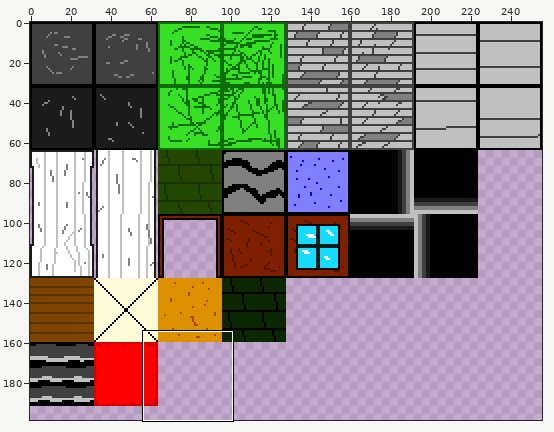
File history of a sprite sheet, GM Proj/background/images/bg_blocks.png. Above, an overview of the earlier version with the close-up marked.
Close-up. Before:
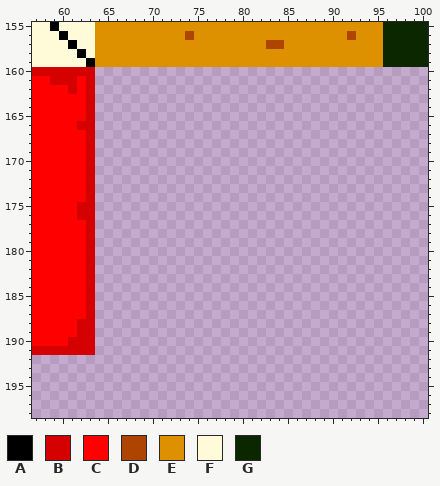
The file is 256x256 pixels. Colours within 5 levels of each other are drawn and written as one. Shown: x 57..100, y 155..198. The wide view leaves out empty margins.
Palette (. is transparent): A #000000  B #d50000  C #ff0000  D #ad4500  E #dd9100  F #fffad8  G #0a2700
Pixels before, first column x 57:
155 FFAFFFFEEEEEEEEEEEEEEEEEEEEEEEEEEEEEEEEGGGGG
156 FFFAFFFEEEEEEEEEEDEEEEEEEEEEEEEEEEEDEEEGGGGG
157 FFFFAFFEEEEEEEEEEEEEEEEEEEDDEEEEEEEEEEEGGGGG
158 FFFFFAFEEEEEEEEEEEEEEEEEEEEEEEEEEEEEEEEGGGGG
159 FFFFFFAEEEEEEEEEEEEEEEEEEEEEEEEEEEEEEEEGGGGG
160 BBBBBBB.....................................
161 CCBBBCB.....................................
162 CCCCBCB.....................................
163 CCCCCCB.....................................
164 CCCCCCB.....................................
165 CCCCCCB.....................................
166 CCCCCBB.....................................
167 CCCCCCB.....................................
168 CCCCCCB.....................................
169 CCCCCCB.....................................
170 CCCCCCB.....................................
171 CCCCCCB.....................................
172 CCCCCCB.....................................
173 CCCCCCB.....................................
174 CCCCCCB.....................................
175 CCCCCBB.....................................
176 CCCCCBB.....................................
177 CCCCCCB.....................................
178 CCCCCCB.....................................
179 CCCCCCB.....................................
180 CCCCCCB.....................................
181 CCCCCCB.....................................
182 CCCCCCB.....................................
183 CCCCCCB.....................................
184 CCCCCCB.....................................
185 CCCCCCB.....................................
186 CCCCCCB.....................................
187 CCCCCCB.....................................
188 CCCCCBB.....................................
189 CCCCCBB.....................................
190 CCCCBBB.....................................
191 BBBBBBB.....................................
The same view after the edit:
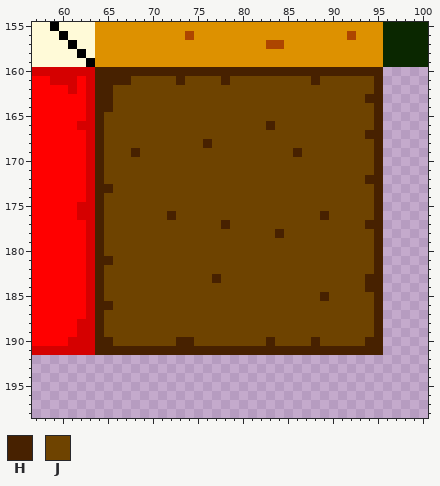
Colours new in this view: H #472100  J #6e4300
Edits made:
{"y":160,"x":64,"old":"................................","new":"HHHHHHHHHHHHHHHHHHHHHHHHHHHHHHHH"}
{"y":161,"x":64,"old":"................................","new":"HHHHJJJJJHJJJJHJJJJJJJJJHJJJJJJH"}
{"y":162,"x":64,"old":"................................","new":"HHJJJJJJJJJJJJJJJJJJJJJJJJJJJJJH"}
{"y":163,"x":64,"old":"................................","new":"HHJJJJJJJJJJJJJJJJJJJJJJJJJJJJHH"}
{"y":164,"x":64,"old":"................................","new":"HHJJJJJJJJJJJJJJJJJJJJJJJJJJJJJH"}
{"y":165,"x":64,"old":"................................","new":"HJJJJJJJJJJJJJJJJJJJJJJJJJJJJJJH"}
{"y":166,"x":64,"old":"................................","new":"HJJJJJJJJJJJJJJJJJJHJJJJJJJJJJJH"}
{"y":167,"x":64,"old":"................................","new":"HJJJJJJJJJJJJJJJJJJJJJJJJJJJJJHH"}
{"y":168,"x":64,"old":"................................","new":"HJJJJJJJJJJJHJJJJJJJJJJJJJJJJJJH"}
{"y":169,"x":64,"old":"................................","new":"HJJJHJJJJJJJJJJJJJJJJJHJJJJJJJJH"}
{"y":170,"x":64,"old":"................................","new":"HJJJJJJJJJJJJJJJJJJJJJJJJJJJJJJH"}
{"y":171,"x":64,"old":"................................","new":"HJJJJJJJJJJJJJJJJJJJJJJJJJJJJJJH"}
{"y":172,"x":64,"old":"................................","new":"HJJJJJJJJJJJJJJJJJJJJJJJJJJJJJHH"}
{"y":173,"x":64,"old":"................................","new":"HHJJJJJJJJJJJJJJJJJJJJJJJJJJJJJH"}
{"y":174,"x":64,"old":"................................","new":"HJJJJJJJJJJJJJJJJJJJJJJJJJJJJJJH"}
{"y":175,"x":64,"old":"................................","new":"HJJJJJJJJJJJJJJJJJJJJJJJJJJJJJJH"}
{"y":176,"x":64,"old":"................................","new":"HJJJJJJJHJJJJJJJJJJJJJJJJHJJJJJH"}
{"y":177,"x":64,"old":"................................","new":"HJJJJJJJJJJJJJHJJJJJJJJJJJJJJJHH"}
{"y":178,"x":64,"old":"................................","new":"HJJJJJJJJJJJJJJJJJJJHJJJJJJJJJJH"}
{"y":179,"x":64,"old":"................................","new":"HJJJJJJJJJJJJJJJJJJJJJJJJJJJJJJH"}
{"y":180,"x":64,"old":"................................","new":"HJJJJJJJJJJJJJJJJJJJJJJJJJJJJJJH"}
{"y":181,"x":64,"old":"................................","new":"HHJJJJJJJJJJJJJJJJJJJJJJJJJJJJJH"}
{"y":182,"x":64,"old":"................................","new":"HJJJJJJJJJJJJJJJJJJJJJJJJJJJJJJH"}
{"y":183,"x":64,"old":"................................","new":"HJJJJJJJJJJJJHJJJJJJJJJJJJJJJJHH"}
{"y":184,"x":64,"old":"................................","new":"HJJJJJJJJJJJJJJJJJJJJJJJJJJJJJHH"}
{"y":185,"x":64,"old":"................................","new":"HJJJJJJJJJJJJJJJJJJJJJJJJHJJJJJH"}
{"y":186,"x":64,"old":"................................","new":"HHJJJJJJJJJJJJJJJJJJJJJJJJJJJJJH"}
{"y":187,"x":64,"old":"................................","new":"HJJJJJJJJJJJJJJJJJJJJJJJJJJJJJJH"}
{"y":188,"x":64,"old":"................................","new":"HJJJJJJJJJJJJJJJJJJJJJJJJJJJJJJH"}
{"y":189,"x":64,"old":"................................","new":"HJJJJJJJJJJJJJJJJJJJJJJJJJJJJJJH"}
{"y":190,"x":64,"old":"................................","new":"HHJJJJJJJHHJJJJJJJJHJJJJHJJJJJHH"}
{"y":191,"x":64,"old":"................................","new":"HHHHHHHHHHHHHHHHHHHHHHHHHHHHHHHH"}
{"label":"added","picture_box":[95,67,383,355]}
